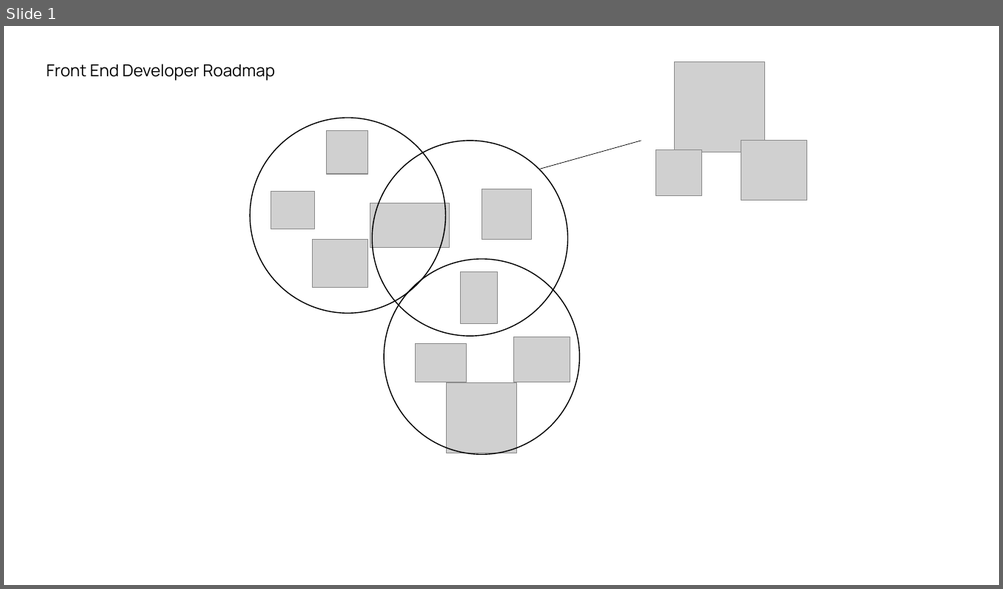
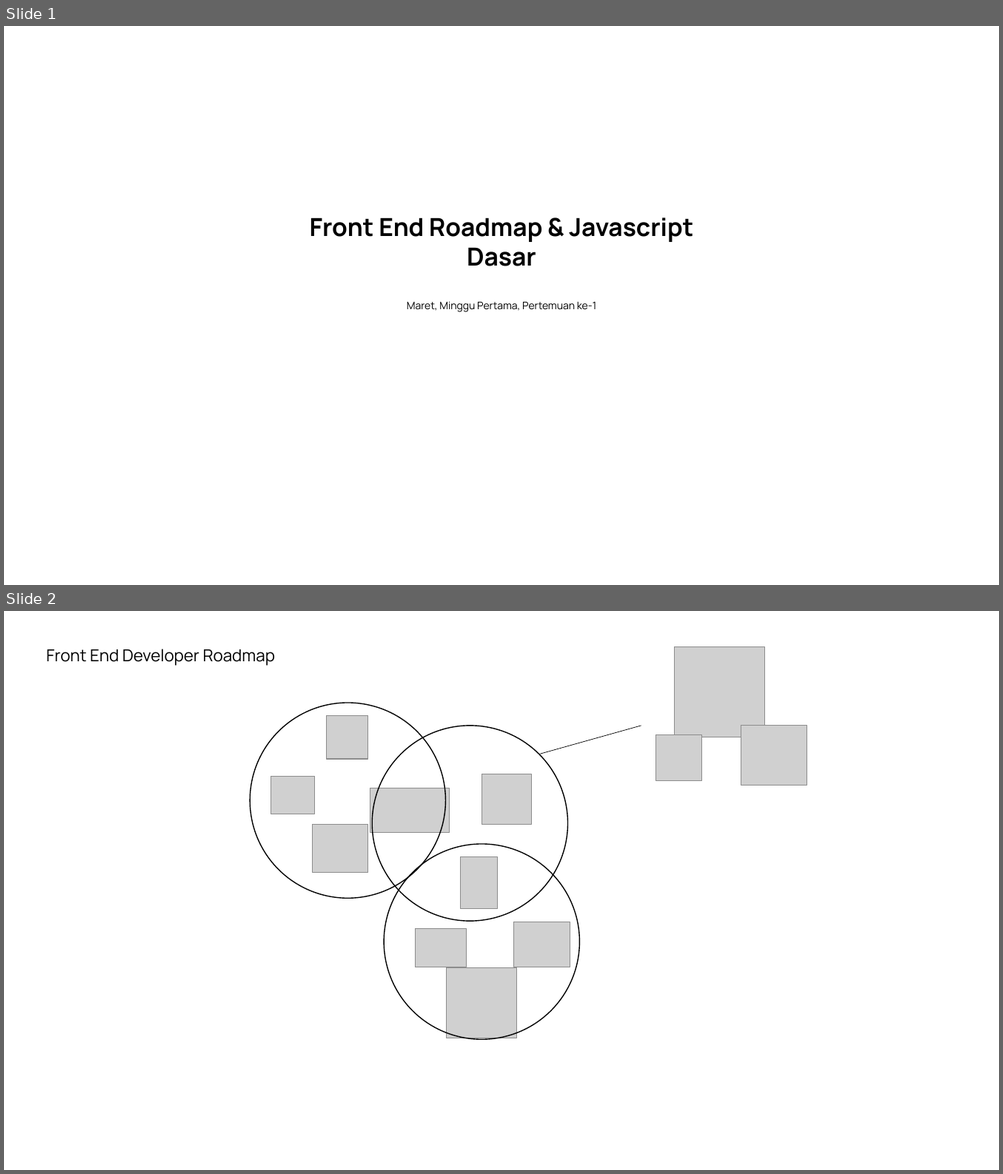
Before and after one commit to saddam-satria/learning-material, a slide deck: march/week-1/meeting-1/PPT.pptx. Shown one above the other, each under a label of ours: slide 1 before the commit, slides 1 and 2 after it. The pictures are 1003x589 and 1003x1174 pixels, drawn with LibreOffice and Linux fonts; fonts in the diff are those of the drawing; grey boxes stand for pictures. Boxes give left, top, right and bottom in pixels: in the first picture for what was removed or moved away, otherwise in the second. Text is boxed around its words. In the diff, an @@ line names an element or a change of style, - is before the commit and + after.

```diff
--- a/march/week-1/meeting-1/PPT.pptx
+++ b/march/week-1/meeting-1/PPT.pptx
@@ slide 1 added at [4, 26, 999, 585], background #FFFFFF @@
@@ text added at [310, 218, 693, 266], 24 pt, text #000000, bold @@
+Front End Roadmap & Javascript Dasar
@@ text added at [407, 302, 596, 312], 10 pt, text #000000 @@
+Maret, Minggu Pertama, Pertemuan ke-1
@@ what was slide 1 is now slide 2 @@
```
Also in this commit, not shown: 5 slides changed, 9 other files.
